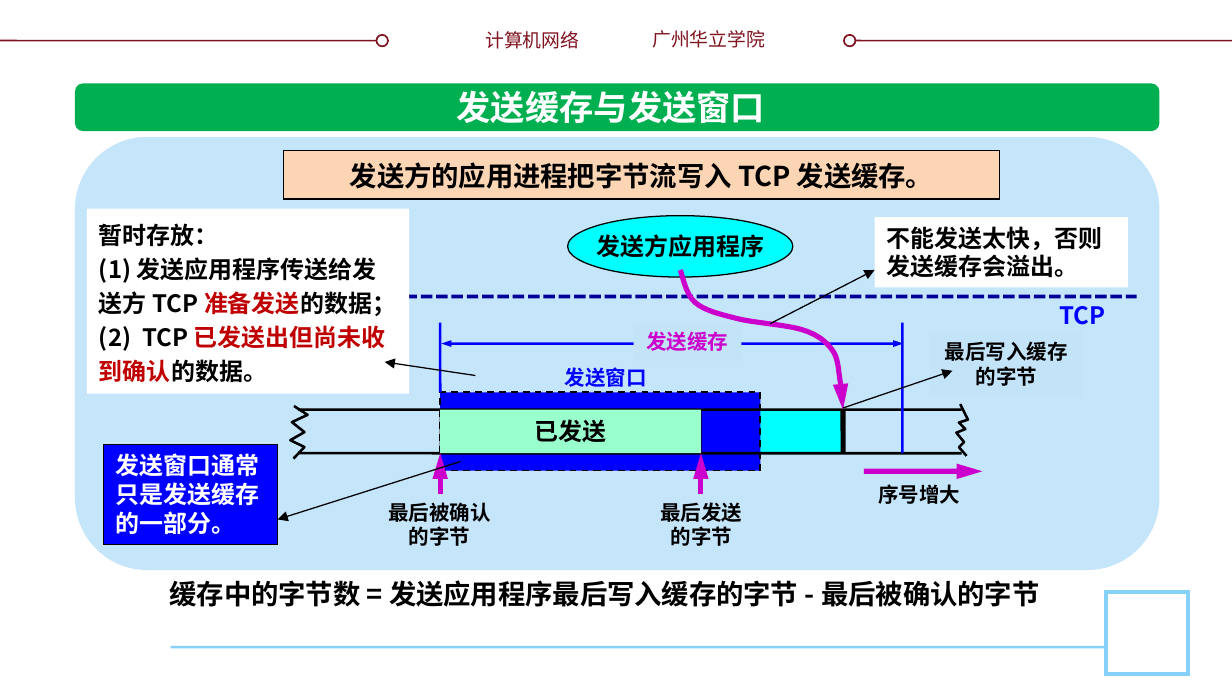
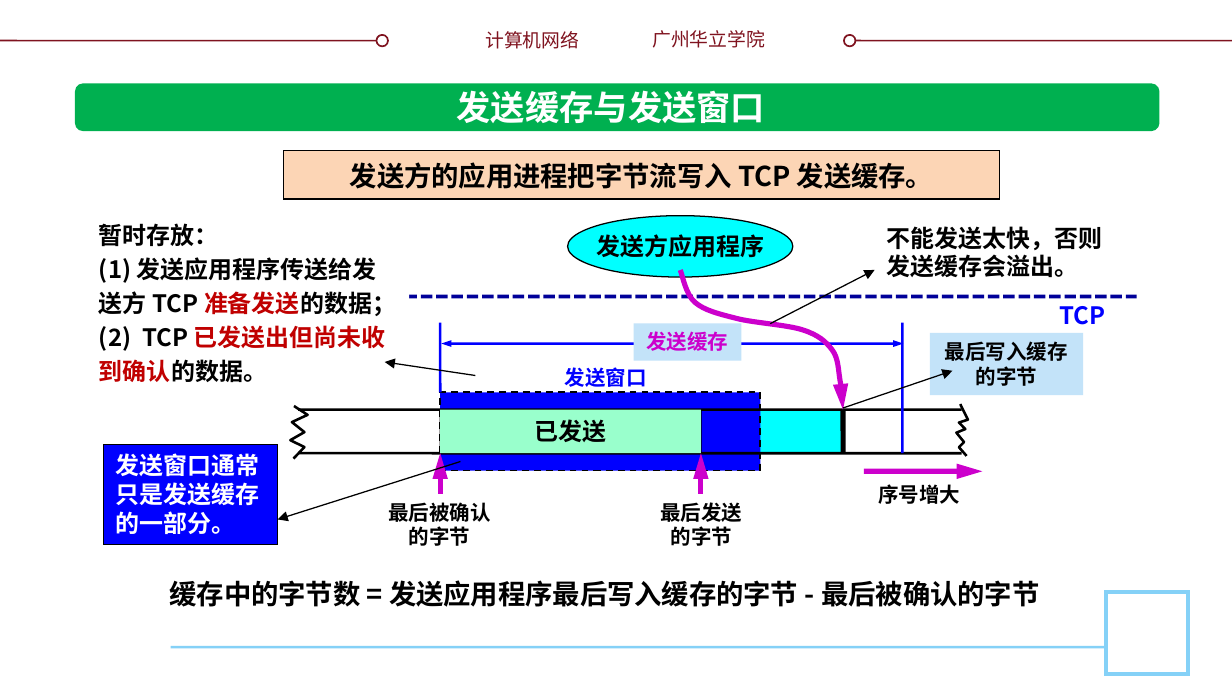
Before and after one commit to glplaman/glplaman.github.io, a slide deck: slide 109 of network/ppt/chap5.pptx (slide 107 before the commit). Drawn at 1232x693 pixels with LibreOffice and Linux fonts; fonts in the diff are those of the drawing; background and template pictures are left out. Boxes give left, top, right and bottom in pixels: in the first picture for what was removed or moved away, otherwise in the second. Text is boxed around its words. In the diff, an @@ line names an element or a change of style, - is before the commit and + after.

```diff
--- a/network/ppt/chap5.pptx
+++ b/network/ppt/chap5.pptx
@@ rounded rectangle removed at (75,137,1159,570) @@
@@ 2 rectangles, 2 texts: place and size @@
-2 rectangles, 2 texts at (86,208,1129,393)
+2 rectangles, 2 texts at (99,223,1103,394)
```
Also in this commit, not shown: 17 other slides changed, 3 slides added, 10 other files.
